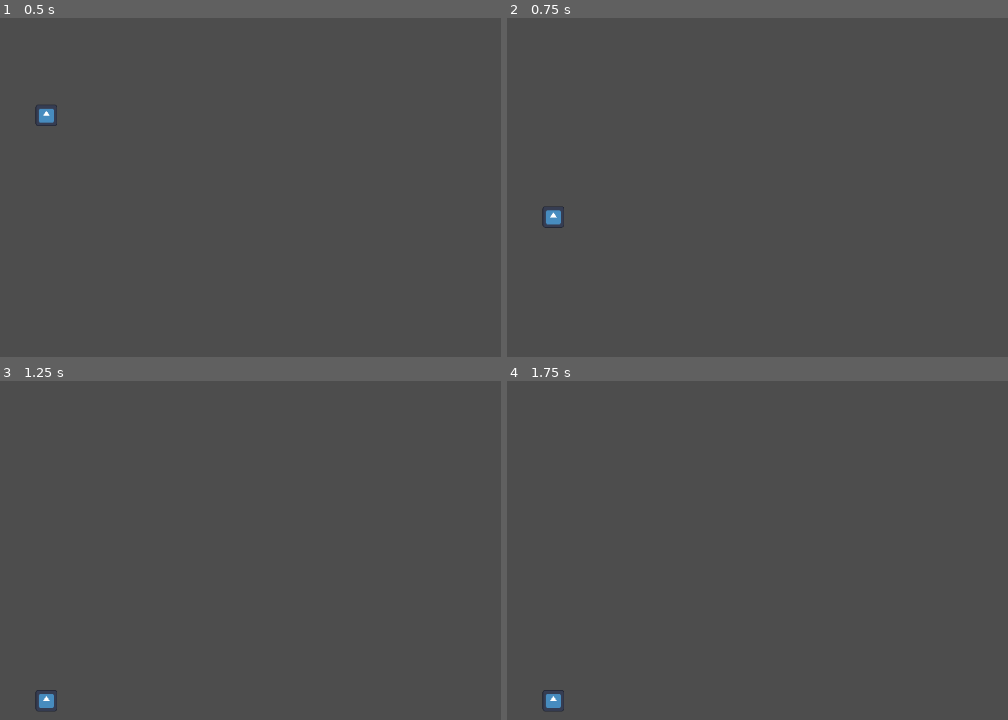
Above: before the commit, frames 1-4 (two rows, left to right).
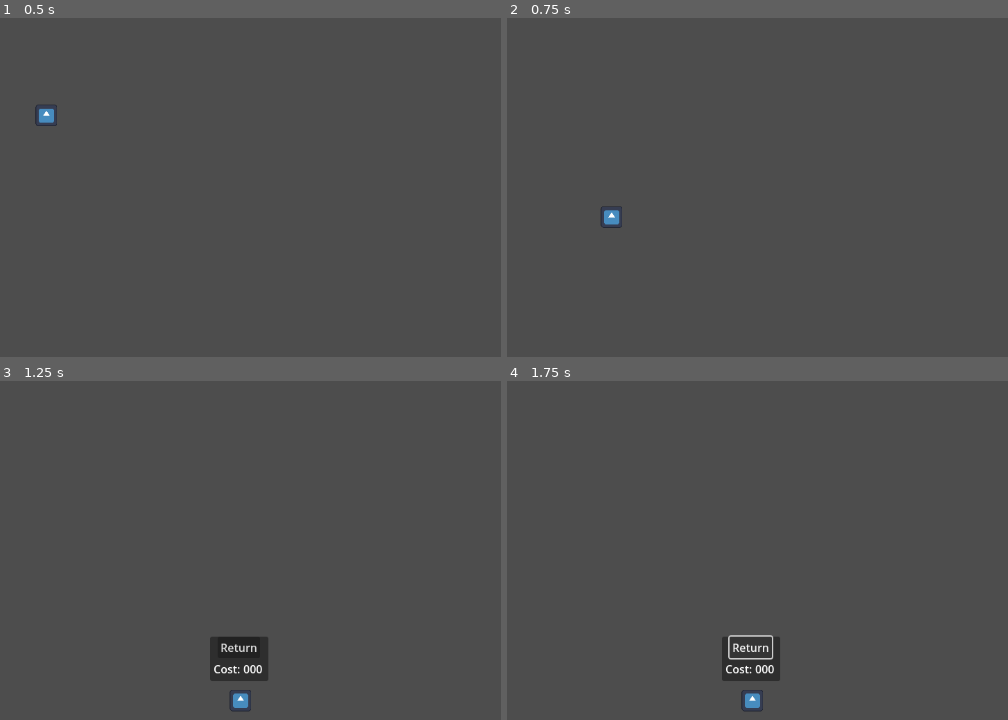
Above: after the commit, the same moments.

Repository: lplinna/Upcharge
Game: Godot game, scene res://Scenes/main_scene.tscn
The game is run twice, just before and just after one commit, with the same random seed, the same clock (stepped at 60 frames per second) and the same inputs. The engine's default icon, where the game draws it, is replaced by a stand-in: a white triangle on a blue panel in a dark square.
Inputs (mouse positions are in pixels of both pictures, inside the frame that each line leads up to):
- Up to frame 1 (0.5 s): no input
- Up to frame 2 (0.75 s): hold D (move_right) from 0.53 s (still down)
- Up to frame 3 (1.25 s): keep holding D (move_right)
- Up to frame 4 (1.75 s): release D (move_right) at 1.25 s; click (752, 648) at 1.25 s, where only the run after the commit has a clickable "Return"

Frame 1 is identical in both runs. In frame 2, 0.4% of the frame differs, in the area x 6-23%, y 55-62%; in frame 3, 1.8%, in the area x 6-54%, y 75-98%; in frame 4, 1.4%.

Commit message:
basic pop up over player

Diff:
--- /dev/null
+++ b/Resources/new_theme.tres
@@ -0,0 +1,3 @@
+[gd_resource type="Theme" format=3 uid="uid://dpjn2yq7xgw3e"]
+
+[resource]
--- /dev/null
+++ b/Scenes/PopUp.tscn
@@ -0,0 +1,44 @@
+[gd_scene load_steps=3 format=3 uid="uid://fjd6tdto2orx"]
+
+[ext_resource type="Theme" uid="uid://dpjn2yq7xgw3e" path="res://Resources/new_theme.tres" id="1_2qjdk"]
+[ext_resource type="Script" path="res://Scripts/PopUp.gd" id="1_cvphx"]
+
+[node name="PopUp" type="Control"]
+layout_mode = 3
+anchors_preset = 0
+script = ExtResource("1_cvphx")
+
+[node name="Panel" type="Panel" parent="."]
+layout_mode = 1
+offset_left = -4.0
+offset_top = -4.0
+offset_right = 80.0
+offset_bottom = 60.0
+theme = ExtResource("1_2qjdk")
+
+[node name="VBoxContainer" type="VBoxContainer" parent="Panel"]
+layout_mode = 1
+anchors_preset = 15
+anchor_right = 1.0
+anchor_bottom = 1.0
+grow_horizontal = 2
+grow_vertical = 2
+
+[node name="Button" type="Button" parent="Panel/VBoxContainer"]
+layout_mode = 2
+size_flags_horizontal = 4
+text = "Return"
+
+[node name="HBoxContainer" type="HBoxContainer" parent="Panel/VBoxContainer"]
+layout_mode = 2
+
+[node name="Label2" type="Label" parent="Panel/VBoxContainer/HBoxContainer"]
+layout_mode = 2
+
+[node name="CostLabel" type="Label" parent="Panel/VBoxContainer/HBoxContainer"]
+layout_mode = 2
+text = "Cost:"
+
+[node name="Label" type="Label" parent="Panel/VBoxContainer/HBoxContainer"]
+layout_mode = 2
+text = "000"
--- a/Scenes/main_scene.tscn
+++ b/Scenes/main_scene.tscn
@@ -1,8 +1,8 @@
-[gd_scene load_steps=5 format=3 uid="uid://dmxh36lkghlvy"]
+[gd_scene load_steps=6 format=3 uid="uid://dmxh36lkghlvy"]
 
 [ext_resource type="Texture2D" uid="uid://ccc2yu17f42bt" path="res://icon.svg" id="1_b10hd"]
-
-[sub_resource type="GDScript" id="GDScript_30lr1"]
+[ext_resource type="Script" path="res://Scripts/Player.gd" id="1_e7d48"]
+[ext_resource type="PackedScene" uid="uid://fjd6tdto2orx" path="res://Scenes/PopUp.tscn" id="3_k3m6n"]
 
 [sub_resource type="CapsuleShape2D" id="CapsuleShape2D_rmbm4"]
 radius = 18.0
@@ -15,7 +15,7 @@
 
 [node name="Player" type="RigidBody2D" parent="."]
 position = Vector2(325, 125)
-script = SubResource("GDScript_30lr1")
+script = ExtResource("1_e7d48")
 
 [node name="CollisionShape2D" type="CollisionShape2D" parent="Player"]
 shape = SubResource("CapsuleShape2D_rmbm4")
@@ -25,6 +25,13 @@
 scale = Vector2(0.242188, 0.242188)
 texture = ExtResource("1_b10hd")
 
+[node name="PopUp" parent="Player" instance=ExtResource("3_k3m6n")]
+visible = false
+offset_left = -40.0
+offset_top = -88.0
+offset_right = -40.0
+offset_bottom = -88.0
+
 [node name="StaticBody2D" type="StaticBody2D" parent="."]
 position = Vector2(576, 615)
 
--- a/Scripts/Player.gd
+++ b/Scripts/Player.gd
@@ -1,8 +1,16 @@
 extends RigidBody2D
 
 @export var move_speed: float = 7
+@export var floor_y: float = 560
 
-func _physics_process(delta):
+@onready var PopUp = $PopUp
+
+func _physics_process(_delta):
 	var move_dir: Vector2 = Input.get_vector("move_left","move_right","move_up","move_down", 0.1)
 	move_dir *= move_speed
 	move_and_collide(move_dir)
+
+func _process(_delta: float):
+	if !PopUp.visible and position.y > floor_y:
+		print('fall detected')
+		PopUp.visible = true
--- /dev/null
+++ b/Scripts/PopUp.gd
@@ -0,0 +1 @@
+extends Control
